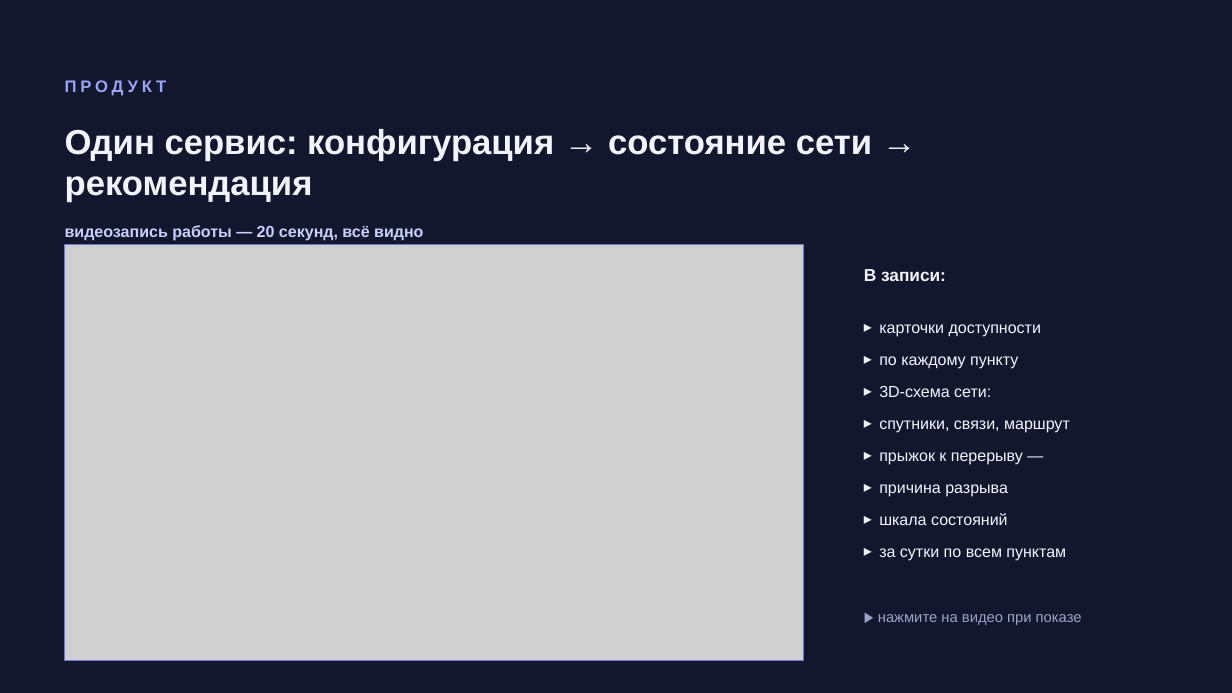
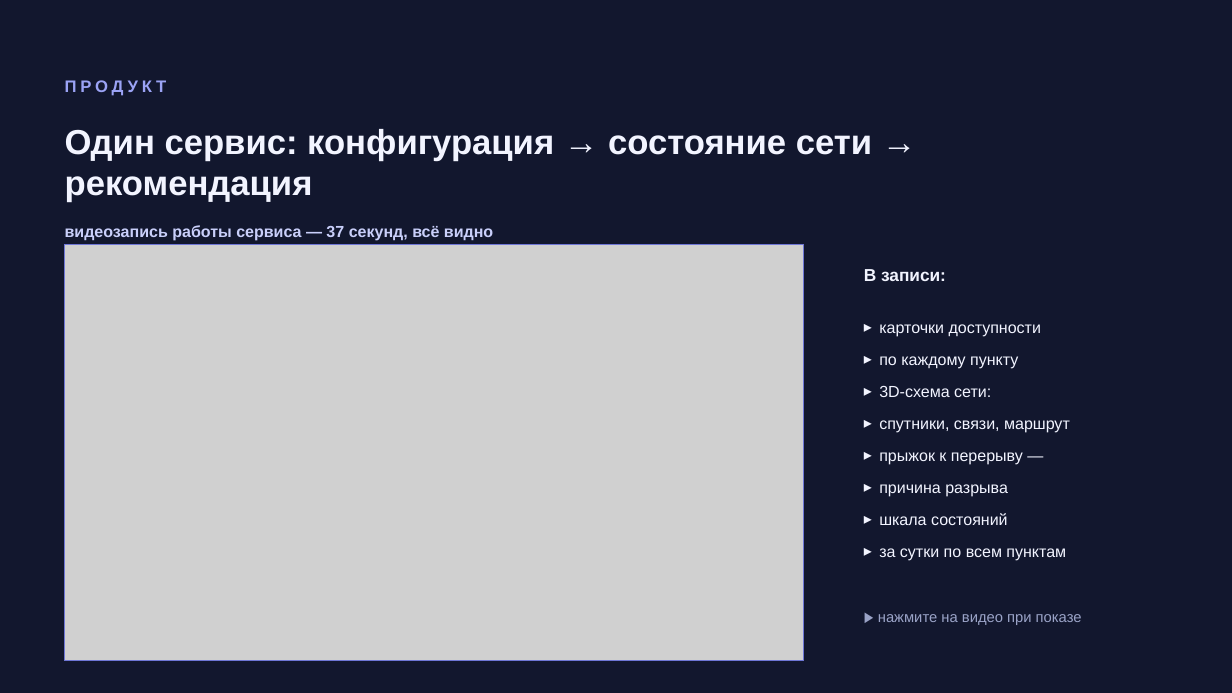
Before and after one commit to ivergit88/cosmohak, a slide deck: slide 3 of presentation/kosmo-nizni_klodiki_148_live.pptx. Drawn at 1232x693 pixels with LibreOffice and Linux fonts; fonts in the diff are those of the drawing; grey boxes stand for pictures. Boxes give left, top, right and bottom in pixels: in the first picture for what was removed or moved away, otherwise in the second. Text is boxed around its words. In the diff, an @@ line names an element or a change of style, - is before the commit and + after.

```diff
--- a/presentation/kosmo-nizni_klodiki_148_live.pptx
+++ b/presentation/kosmo-nizni_klodiki_148_live.pptx
@@ text at (x1=65, y1=225, x2=493, y2=241): text changed @@
-видеозапись работы — 20 секунд, всё видно
+видеозапись работы сервиса — 37 секунд, всё видно
```
Also in this commit, not shown: 10 other slides changed, 11 other files.
